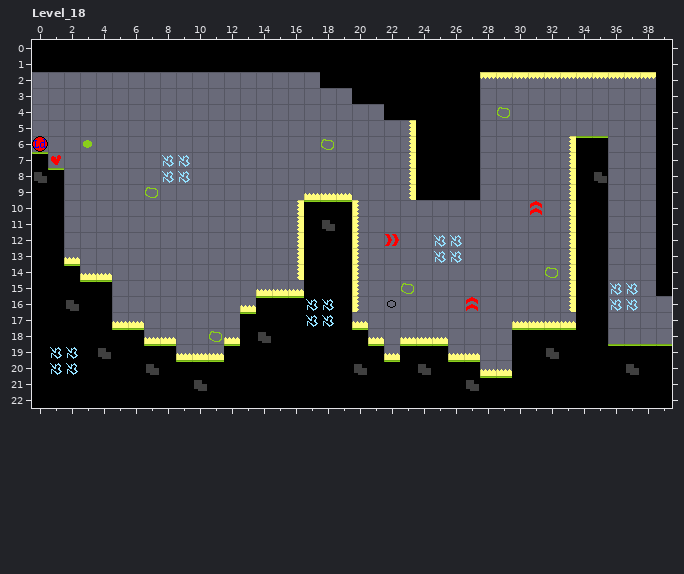
Two versions of a level (LDtk project, Assets/Game/World/Levels.ldtk). Above is the file before it was changed.
Cells are 16x16 px. Shown: Level_18 x 0..39, y 0..22. The commit also changed other parts of the map, which this record leaves out.
The same view after the edit:
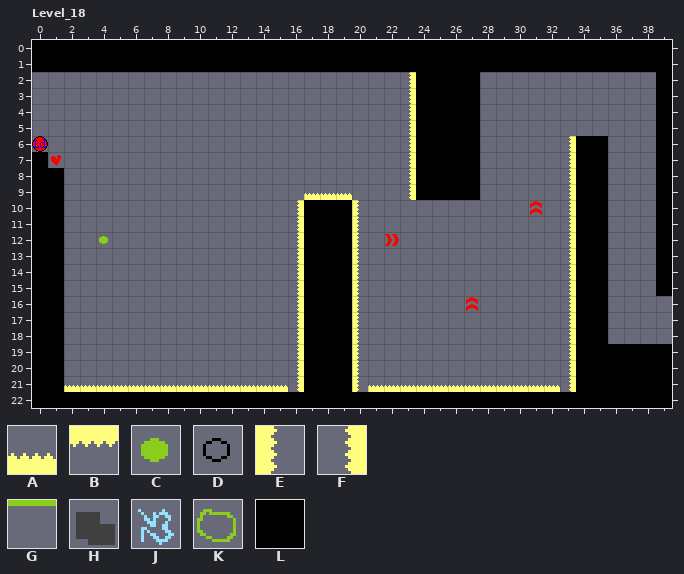
Key: from "Entities": A 14, B 15, C 19, D 20, E 21, F 22, G 28, H 34, J 39, K 53; from "Ground": L 0.
_ is an empty cell, . an unchanged one.
Difference:
--- layer "Ground"
@@ x 18..23 @@
- 2 LLLLLL
- 3 ..LLLL
- 4 ....LL
+ 2 ______
+ 3 ..____
+ 4 ....__
@@ x 2..33 @@
-14 L...............................
-15 LLL.............................
-16 LLL.........LLL.................
-17 LLL........LLLL.................
-18 LLLLL......LLLL...L.........LLLL
-19 LLLLLLL...LLLLL...LL.LLL....LLLL
-20 LLLLLLLLLLLLLLL...LLLLLLLL..LLLL
-21 LLLLLLLLLLLLLLL...LLLLLLLLLLLLLL
+14 _...............................
+15 ___.............................
+16 ___.........___.................
+17 ___........____.................
+18 _____......____..._.........____
+19 _______..._____...__.___....____
+20 _______________...________..____
+21 _______________...______________
--- layer "Entities"
@@ x 23..38 @@
- 2 _....BBBBBBBBBBB
- 3 _...............
- 4 _.....K.........
+ 2 F....___________
+ 3 F...............
+ 4 F....._.........
@@ x 0..39 @@
- 6 ...C..............K...............GG....
- 7 G.......JJ..............................
- 8 HG......JJ.........................H....
- 9 .......K................................
-10 .................GGG....................
-11 ..................H.....................
-12 ...._....................JJ.............
-13 ..A......................JJ.............
-14 ..GAA...........................K.......
-15 ...GG.........AAA......K............JJ..
-16 ..H..........AGGGJJ...D.............JJ..
-17 .....AA......G.._JJ.A.........AAAA......
-18 .....GGAA..KA.H._...GA.AAA....GGGG......
-19 .JJ.H..GGAAAG..._..._GAGGGAA....H_..GGGG
-20 .JJ....H.GGG...._...H.G.H.GGAA..._...H..
-21 ..________H______..._______HGG____......
+ 6 ..._.............._...............__....
+ 7 _.......__..............................
+ 8 __......__........................._....
+ 9 ......._................................
+10 .................___....................
+11 .................._.....................
+12 ....C....................__.............
+13 .._......................__.............
+14 ..___..........................._.......
+15 ...__.........__F......_............__..
+16 .._..........___F__..._.............__..
+17 .....__......_..F__.E.........___F......
+18 .....____..__._.F...E_.___....___F......
+19 .__._..______...F...E_______...._F..____
+20 .__...._.___....F...E._._.____...F..._..
+21 ..AAAAAAAAAAAAAAF...EAAAAAAAAAAAAF......
